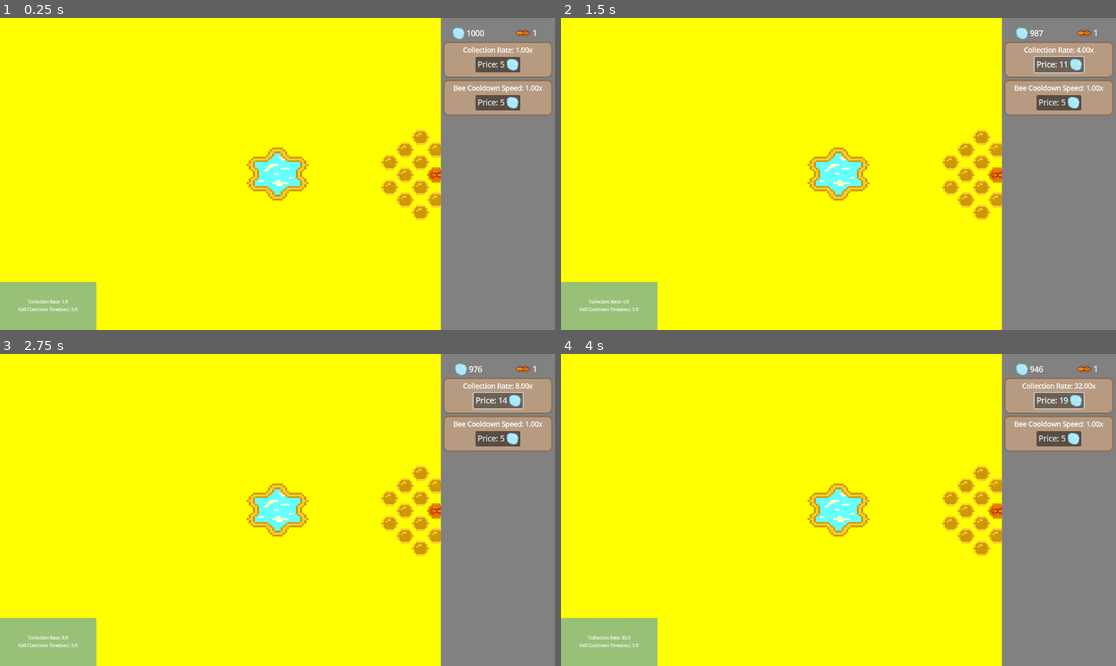
Above: before the commit, frames 1-4 (two rows, left to right).
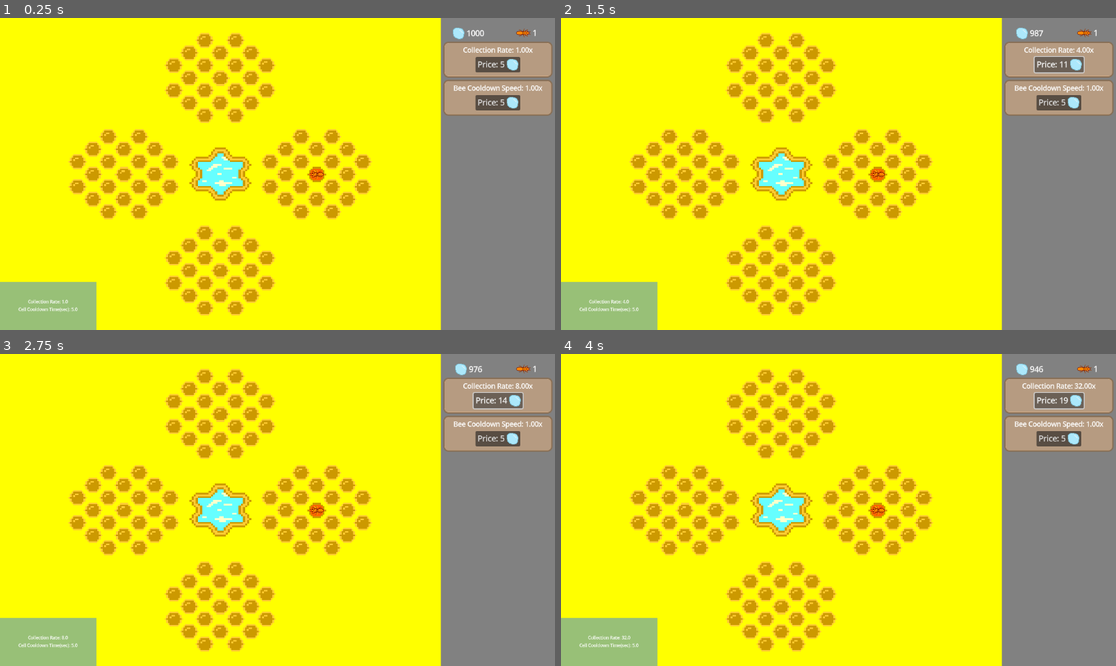
Above: after the commit, the same moments.

Repository: SBSoftwareDev/brainless
Game: Godot game, scene res://src/scenes/game.tscn
Two runs of this game, one before a commit and one after it. Both use one fixed random seed, a clock stepped at 60 frames per second and the inputs below.
Inputs:
- Up to frame 1 (0.25 s): no input
- Up to frame 2 (1.5 s): click "Price: 5" at 0.5 s; click "Price: 8" at 1.25 s
- Up to frame 3 (2.75 s): click "Price: 11" at 2 s
- Up to frame 4 (4 s): click "Price: 14" at 2.75 s; click "Price: 16" at 3.5 s

The runs differ from the first frame. In frame 1, 13% of the frame differs, in the area x 12-80%, y 4-96%; in frame 2, 13%; in frame 3, 13%; in frame 4, 13%.

Commit message:
Centered camera with ui, updated cell groups to start with modified single

Diff:
--- a/src/scenes/cell_group.tscn
+++ b/src/scenes/cell_group.tscn
@@ -1,8 +1,7 @@
-[gd_scene load_steps=26 format=3 uid="uid://0lht6v7xpbwe"]
+[gd_scene load_steps=25 format=3 uid="uid://0lht6v7xpbwe"]
 
 [ext_resource type="Script" uid="uid://eta2jmjog1wv" path="res://src/scripts/cell_group.gd" id="1_ujprs"]
 [ext_resource type="PackedScene" uid="uid://dxm31vkq2i5rl" path="res://src/scenes/empty_cell.tscn" id="1_whqsf"]
-[ext_resource type="PackedScene" uid="uid://bou1hucryo30g" path="res://src/scenes/bee_and_cell.tscn" id="2_ujprs"]
 [ext_resource type="PackedScene" uid="uid://cihfg5rshngnb" path="res://src/scenes/queen_area.tscn" id="3_ep4rc"]
 
 [sub_resource type="Shader" id="Shader_04ddp"]
@@ -101,87 +100,88 @@
 
 [node name="Empty Cell3" parent="." instance=ExtResource("1_whqsf")]
 material = SubResource("ShaderMaterial_mb256")
-position = Vector2(461, 272)
+position = Vector2(-0.49700147, -51.502502)
 
 [node name="Empty Cell4" parent="." instance=ExtResource("1_whqsf")]
 material = SubResource("ShaderMaterial_m7g2n")
-position = Vector2(493, 246)
+position = Vector2(31.502998, -77.5025)
 
 [node name="Empty Cell5" parent="." instance=ExtResource("1_whqsf")]
 material = SubResource("ShaderMaterial_bs3ef")
-position = Vector2(525.00006, 324)
+position = Vector2(63.50306, 0.49749756)
 
 [node name="Empty Cell6" parent="." instance=ExtResource("1_whqsf")]
 material = SubResource("ShaderMaterial_j1vbr")
-position = Vector2(525, 272)
+position = Vector2(63.503, -51.502502)
 
 [node name="Empty Cell17" parent="." instance=ExtResource("1_whqsf")]
 material = SubResource("ShaderMaterial_thu3x")
-position = Vector2(557, 298)
+position = Vector2(95.50298, -25.502502)
 
 [node name="Empty Cell9" parent="." instance=ExtResource("1_whqsf")]
 material = SubResource("ShaderMaterial_q0ubt")
-position = Vector2(429, 246.00002)
+position = Vector2(-32.497, -77.50249)
 
 [node name="Empty Cell10" parent="." instance=ExtResource("1_whqsf")]
 material = SubResource("ShaderMaterial_4xdir")
-position = Vector2(397.00003, 272)
+position = Vector2(-64.49697, -51.502502)
 
 [node name="Empty Cell11" parent="." instance=ExtResource("1_whqsf")]
 material = SubResource("ShaderMaterial_k55bq")
-position = Vector2(365, 298)
+position = Vector2(-96.497, -25.502502)
 
 [node name="Empty Cell7" parent="." instance=ExtResource("1_whqsf")]
 material = SubResource("ShaderMaterial_yne0r")
-position = Vector2(461, 376)
+position = Vector2(-0.49700147, 52.497498)
 
 [node name="Empty Cell19" parent="." instance=ExtResource("1_whqsf")]
 material = SubResource("ShaderMaterial_jbcpf")
-position = Vector2(429, 350)
+position = Vector2(-32.497, 26.4975)
 
 [node name="Empty Cell20" parent="." instance=ExtResource("1_whqsf")]
 material = SubResource("ShaderMaterial_qqteq")
-position = Vector2(493, 350)
+position = Vector2(31.502998, 26.4975)
 
 [node name="Empty Cell21" parent="." instance=ExtResource("1_whqsf")]
 material = SubResource("ShaderMaterial_ds5gv")
-position = Vector2(493, 298)
+position = Vector2(31.502998, -25.502502)
 
 [node name="Empty Cell22" parent="." instance=ExtResource("1_whqsf")]
 material = SubResource("ShaderMaterial_hdbr0")
-position = Vector2(429, 298)
+position = Vector2(-32.497, -25.502502)
 
 [node name="Empty Cell14" parent="." instance=ExtResource("1_whqsf")]
 material = SubResource("ShaderMaterial_1kpgy")
-position = Vector2(493, 402)
+position = Vector2(31.502998, 78.49748)
 
 [node name="Empty Cell15" parent="." instance=ExtResource("1_whqsf")]
 material = SubResource("ShaderMaterial_kihmu")
-position = Vector2(525, 376.00003)
+position = Vector2(63.503, 52.497528)
 
 [node name="Empty Cell16" parent="." instance=ExtResource("1_whqsf")]
 material = SubResource("ShaderMaterial_trttp")
-position = Vector2(557.00006, 350)
+position = Vector2(95.503044, 26.4975)
 
 [node name="Empty Cell13" parent="." instance=ExtResource("1_whqsf")]
 material = SubResource("ShaderMaterial_w7c26")
-position = Vector2(429, 402)
+position = Vector2(-32.497, 78.49748)
 
 [node name="Empty Cell8" parent="." instance=ExtResource("1_whqsf")]
 material = SubResource("ShaderMaterial_mbxt3")
-position = Vector2(397, 324)
+position = Vector2(-64.497, 0.49749756)
 
 [node name="Empty Cell12" parent="." instance=ExtResource("1_whqsf")]
 material = SubResource("ShaderMaterial_t7cm8")
-position = Vector2(397, 376)
+position = Vector2(-64.497, 52.497498)
 
 [node name="Empty Cell18" parent="." instance=ExtResource("1_whqsf")]
 material = SubResource("ShaderMaterial_81qq3")
-position = Vector2(365.00003, 350)
+position = Vector2(-96.49697, 26.4975)
 
-[node name="BeeAndCell3" parent="." instance=ExtResource("2_ujprs")]
-position = Vector2(461, 324)
+[node name="Empty Cell Middle" parent="." instance=ExtResource("1_whqsf")]
+material = SubResource("ShaderMaterial_81qq3")
+position = Vector2(-9.094947e-13, 0.9999999)
 
 [node name="QueenArea" parent="." instance=ExtResource("3_ep4rc")]
 z_index = 1
-position = Vector2(462, 323)
+position = Vector2(0.50296783, -0.5025482)
--- a/src/scenes/game.tscn
+++ b/src/scenes/game.tscn
@@ -6,6 +6,7 @@
 [ext_resource type="PackedScene" uid="uid://csdvwte8a7f4g" path="res://src/scenes/camera.tscn" id="3_h2mn8"]
 [ext_resource type="PackedScene" uid="uid://b0jtrhlwf3gct" path="res://src/scenes/bee_hole.tscn" id="4_6e0h8"]
 [ext_resource type="PackedScene" uid="uid://0lht6v7xpbwe" path="res://src/scenes/cell_group.tscn" id="4_gh3at"]
+[ext_resource type="Script" uid="uid://4ol7o4jbvssw" path="res://src/scripts/level.gd" id="4_h2mn8"]
 [ext_resource type="PackedScene" uid="uid://by3idyv3mn488" path="res://src/scenes/control.tscn" id="4_yufto"]
 [ext_resource type="Script" path="res://src/scripts/debug_root.gd" id="7_gh3at"]
 
@@ -34,6 +35,7 @@
 [node name="Camera" parent="World" instance=ExtResource("3_h2mn8")]
 
 [node name="Level" type="Node2D" parent="World"]
+script = ExtResource("4_h2mn8")
 
 [node name="Background" parent="World/Level" instance=ExtResource("3_flib5")]
 show_behind_parent = true
@@ -41,7 +43,17 @@
 visibility_layer = 512
 z_index = -3026
 
-[node name="CellGroup" parent="World/Level" instance=ExtResource("4_gh3at")]
+[node name="CellGroup1" parent="World/Level" instance=ExtResource("4_gh3at")]
+position = Vector2(134, 173)
+
+[node name="CellGroup2" parent="World/Level" instance=ExtResource("4_gh3at")]
+position = Vector2(320, 322)
+
+[node name="CellGroup3" parent="World/Level" instance=ExtResource("4_gh3at")]
+position = Vector2(132, 476)
+
+[node name="CellGroup4" parent="World/Level" instance=ExtResource("4_gh3at")]
+position = Vector2(-61, 325)
 
 [node name="Entities" type="Node2D" parent="World"]
 
--- a/src/scenes/worker_bee.tscn
+++ b/src/scenes/worker_bee.tscn
@@ -52,7 +52,6 @@
 shape = SubResource("CircleShape2D_54pxd")
 
 [node name="Collision Area" type="CollisionShape2D" parent="."]
-visible = false
 shape = SubResource("CapsuleShape2D_xt75n")
 
 [node name="CollectibleCooldown" type="Timer" parent="."]
--- a/src/scripts/camera.gd
+++ b/src/scripts/camera.gd
@@ -8,10 +8,11 @@
 
 @onready var camera: Camera2D = $Camera2D
 @onready var bee_hole: Sprite2D = %BeeHole
+@onready var ui_root: Control = $"../../UILayer/UIRoot"
 
 # Called when the node enters the scene tree for the first time.
 func _ready() -> void:
-	camera.position = bee_hole.global_position
+	camera.global_position = Vector2(bee_hole.global_position.x + ui_root.get_child(0).size.x / 2, bee_hole.global_position.y)
 	screen_size = get_viewport_rect().size
 
 # Called every frame. 'delta' is the elapsed time since the previous frame.
--- a/src/scripts/cell_group.gd
+++ b/src/scripts/cell_group.gd
@@ -3,9 +3,16 @@
 const CELL_QUANTITY :int = 21
 var cell_purchases :int = 0
 
+var first_bee
+
 @onready var queen_area: Node2D = $QueenArea
+@onready var economy: Node = %Economy
 
 func _ready() -> void:
+	first_bee = preload("res://src/scenes/bee_and_cell.tscn").instantiate()
+
+	global_position = Vector2.ZERO
+	position = Vector2.ZERO
 	cell_purchases = find_children("BeeAndCell*","",false).size()
 
 
@@ -13,3 +20,12 @@
 	cell_purchases += 1
 	if cell_purchases >= CELL_QUANTITY:
 		queen_area.find_child("Queen*").activate_queen()
+
+
+func add_middle_bee() -> void:
+	var middle_cell :Node2D = find_child("Empty Cell Middle")
+	first_bee.position = middle_cell.position
+	add_child(first_bee)
+	economy.bees += 1
+	cell_purchases += 1
+	middle_cell.queue_free()
--- a/src/scripts/empty_cell.gd
+++ b/src/scripts/empty_cell.gd
@@ -30,7 +30,7 @@
 	mouseInside = false
 
 func process_input() -> void:
-	if mouseInside && Input.is_action_pressed("Select"):
+	if mouseInside && Input.is_action_just_pressed("Select"):
 		replaceSelf()
 
 func replaceSelf() -> void:
--- /dev/null
+++ b/src/scripts/level.gd
@@ -0,0 +1,17 @@
+extends Node2D
+
+const OFFSET :float = 200.0
+
+@onready var bee_hole: Sprite2D = %BeeHole
+
+# Called when the node enters the scene tree for the first time.
+func _ready() -> void:
+	var groups = find_children("CellGroup*","",false)
+
+	#Start off with one bee in the first group
+	groups[0].call_deferred("add_middle_bee")
+
+	groups[0].global_position = Vector2(bee_hole.global_position.x + OFFSET, bee_hole.global_position.y)
+	groups[1].global_position = Vector2(bee_hole.global_position.x, bee_hole.global_position.y + OFFSET)
+	groups[2].global_position = Vector2(bee_hole.global_position.x - OFFSET, bee_hole.global_position.y)
+	groups[3].global_position = Vector2(bee_hole.global_position.x, bee_hole.global_position.y - OFFSET)
Not shown: 1 places in src/scenes/game.tscn that only renumber resources
Not shown, added: src/scripts/level.gd.uid
